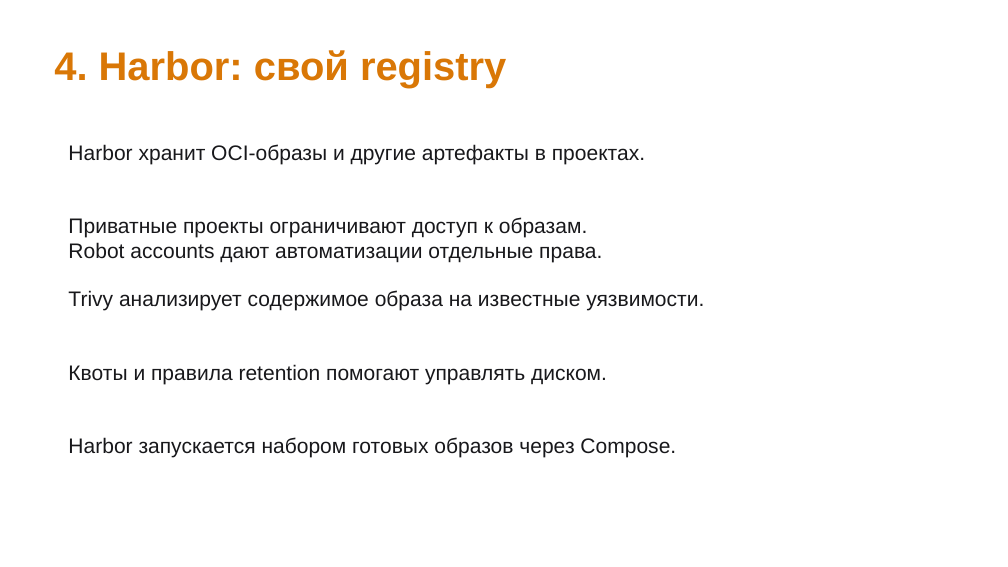
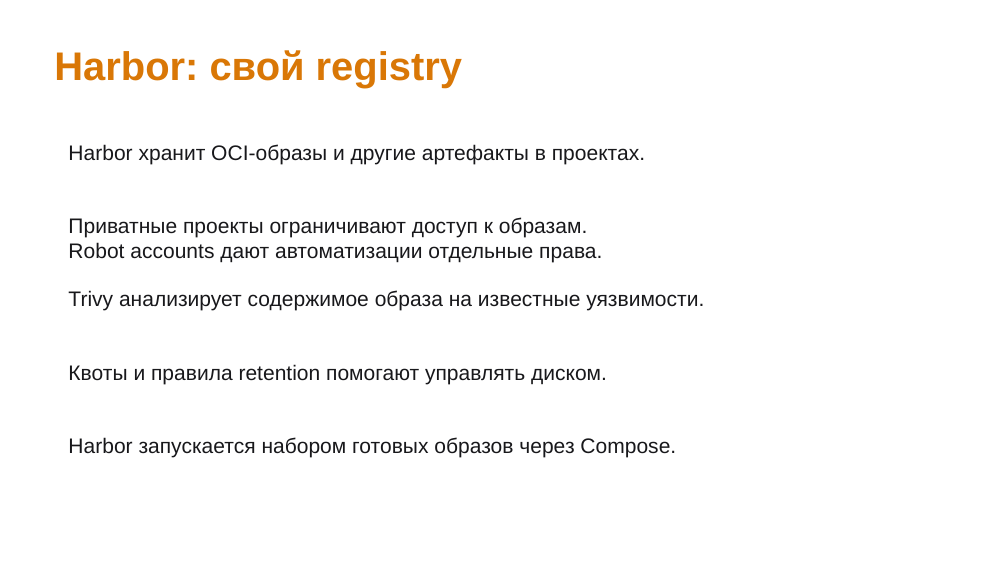
Before and after one commit to inview-club/docker-workshop, a slide deck: slide 18 of Клуб_DevOps_Docker_Harbor.pptx (slide 20 before the commit). Drawn at 1008x567 pixels with LibreOffice and Linux fonts; fonts in the diff are those of the drawing. Boxes give left, top, right and bottom in pixels: in the first picture for what was removed or moved away, otherwise in the second. Text is boxed around its words. In the diff, an @@ line names an element or a change of style, - is before the commit and + after.

```diff
--- a/Клуб_DevOps_Docker_Harbor.pptx
+++ b/Клуб_DevOps_Docker_Harbor.pptx
@@ text at bbox=[54, 50, 462, 89]: text changed @@
-4. Harbor: свой registry
+Harbor: свой registry
```
Also in this commit, not shown: 17 other slides changed, 5 slides added, 5 slides removed, 6 other files.
